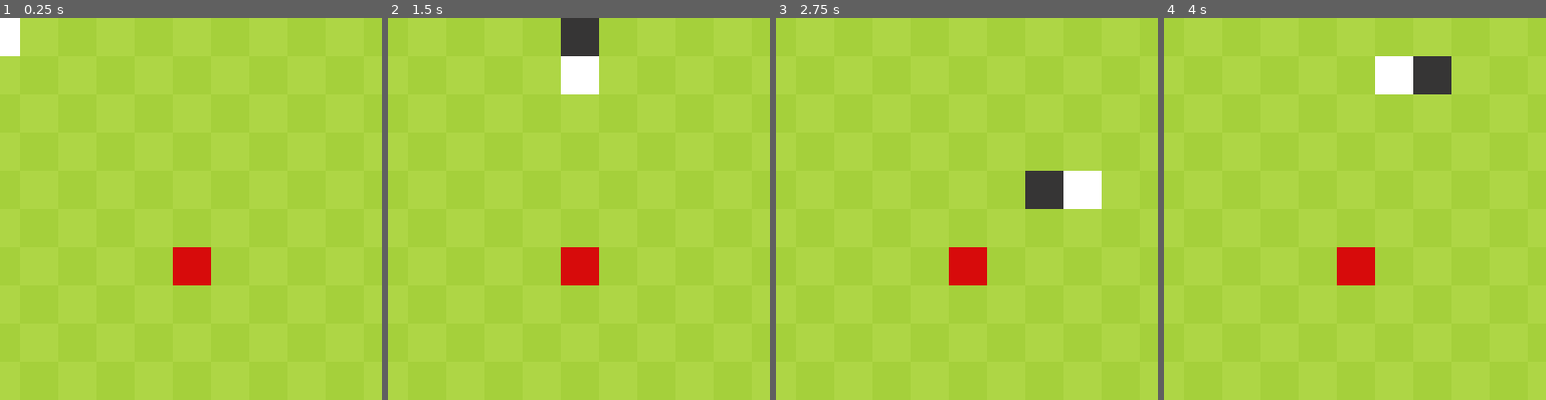
Above: before the commit, frames 1-4 (left to right).
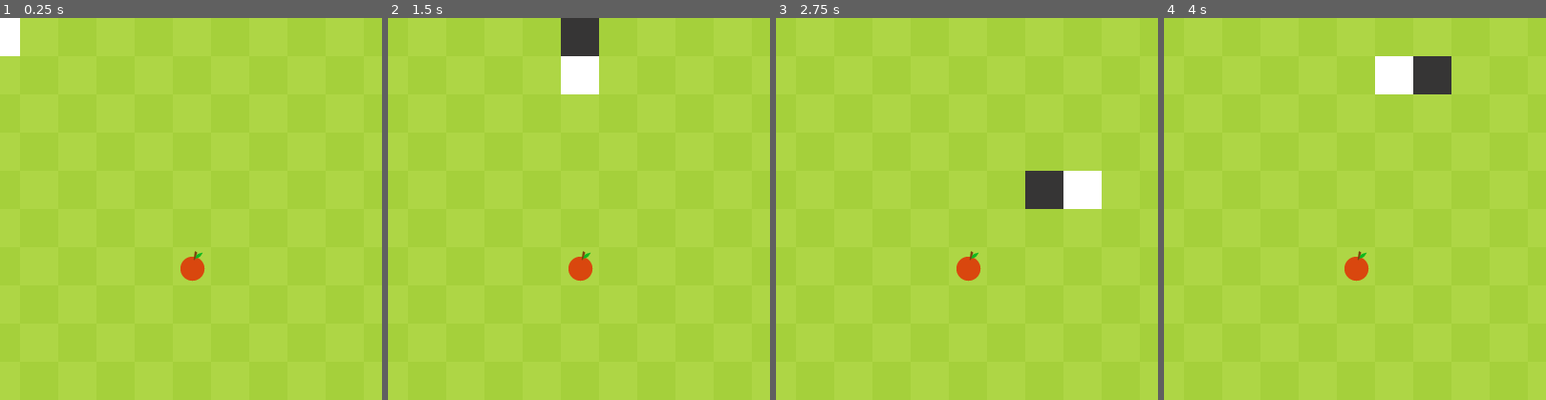
Above: after the commit, the same moments.

Repository: komeilshahmoradi/Snake
Game: Godot game, scene res://SnakeMainScene.tscn
Two runs of this game, one before a commit and one after it. Both use one fixed random seed, a clock stepped at 60 frames per second and the inputs below.
Inputs:
- Up to frame 1 (0.25 s): no input
- Up to frame 2 (1.5 s): hold Right (ui_right) 0.53-1.28 s; hold Down (ui_down) from 1.28 s (still down)
- Up to frame 3 (2.75 s): release Down (ui_down) at 2.03 s; hold Right (ui_right) from 2.03 s (still down)
- Up to frame 4 (4 s): release Right (ui_right) at 2.78 s; hold Up (ui_up) 2.78-3.53 s; hold Left (ui_left) from 3.53 s (still down)
The pictures show only the part of the screen within x 12-62%, y 0-50%; the shares and areas given below are measured in that part.

The runs differ from the first frame. In frame 1, 1.0% of the frame differs, in the area x 45-56%, y 60-70%; in frame 2, 1.0%; in frame 3, 1.0%; in frame 4, 1.0%.

Commit message:
Add apple sprite

Diff:
--- a/GameController.gd
+++ b/GameController.gd
@@ -1,6 +1,5 @@
 extends Node
 var snake
-var test
 var window_border
 
 func _ready():
@@ -26,7 +25,7 @@
 			new_rand_pos = get_random_pos_for_apple()
 			continue
 		if(block == snake.body[snake.body.size()-1]):
-			$apple.rect_position = new_rand_pos
+			$apple.position = new_rand_pos
 
 
 
@@ -39,7 +38,7 @@
 		$snake.get_child(index).rect_position = snake.body[index]
 
 func is_apple_colide():
-	if(snake.body[0] == $apple.rect_position):
+	if(snake.body[0] == $apple.position):
 		return true
 	return false
 
--- a/SnakeMainScene.tscn
+++ b/SnakeMainScene.tscn
@@ -1,8 +1,9 @@
-[gd_scene load_steps=4 format=2]
+[gd_scene load_steps=5 format=2]
 
 [ext_resource path="res://Sound/crunch.wav" type="AudioStream" id=1]
 [ext_resource path="res://GameController.gd" type="Script" id=2]
 [ext_resource path="res://Sprites/grass.png" type="Texture" id=3]
+[ext_resource path="res://Sprites/apple.png" type="Texture" id=4]
 
 [node name="GameController" type="Node2D"]
 script = ExtResource( 2 )
@@ -36,14 +37,9 @@
 "_edit_use_anchors_": false
 }
 
-[node name="apple" type="ColorRect" parent="."]
-visible = false
-margin_right = 40.0
-margin_bottom = 40.0
-color = Color( 0.847059, 0.0470588, 0.0470588, 1 )
-__meta__ = {
-"_edit_use_anchors_": false
-}
+[node name="apple" type="Sprite" parent="."]
+texture = ExtResource( 4 )
+offset = Vector2( 20, 20 )
 
 [node name="Timer" type="Timer" parent="."]
 wait_time = 0.2
Binary file added: Sprites/Snake_spritesheet.png
Binary file added: Sprites/apple.png
Not shown, changed: .gitignore
